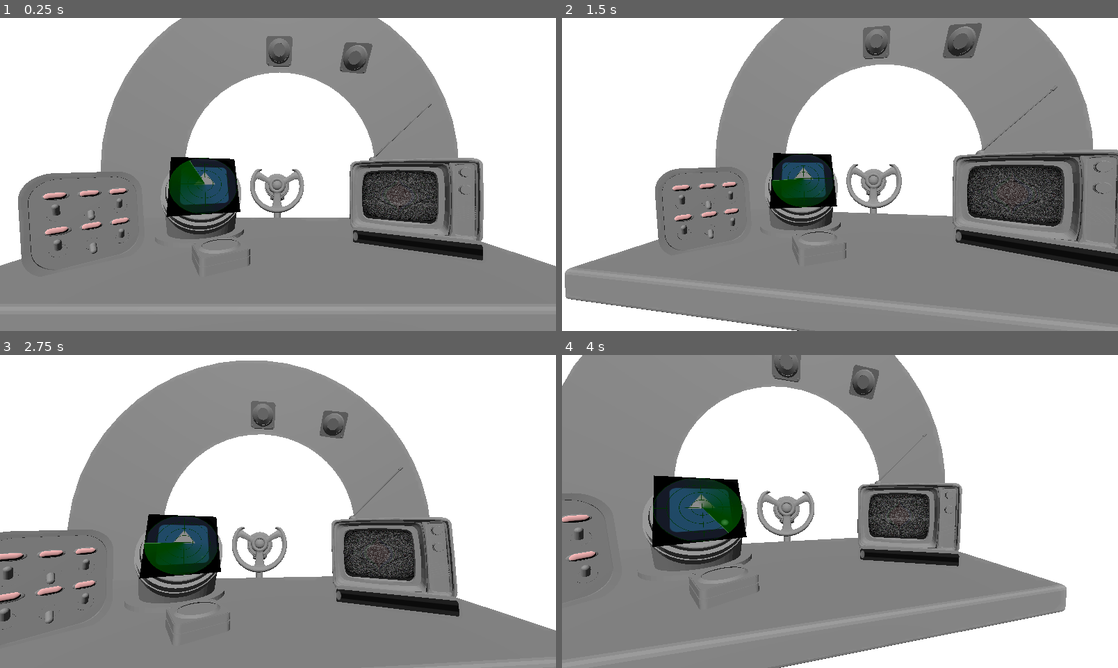
Above: before the commit, frames 1-4 (two rows, left to right).
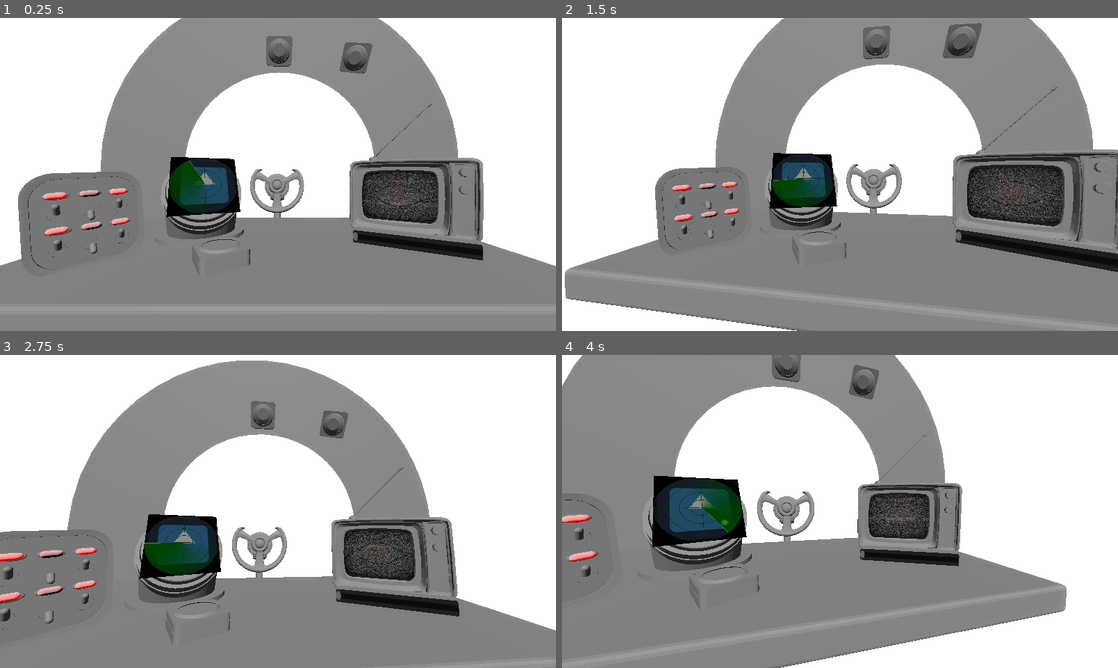
Above: after the commit, the same moments.

Repository: YAGOTAGO/UnderPressure
Game: Godot game, scene res://scenes/main.tscn
Same seed, same stepped clock (60 frames per second), same inputs: the game is played once before the commit and once after it. The engine's default icon, where the game draws it, is replaced by a stand-in: a white triangle on a blue panel in a dark square.
Inputs (mouse positions are in pixels of both pictures, inside the frame that each line leads up to):
- Up to frame 1 (0.25 s): no input
- Up to frame 2 (1.5 s): move the mouse to (962, 158) at 0.52 s; click (962, 158) at 0.6 s; drag from (728, 190) to (812, 237) at 1.27 s
- Up to frame 3 (2.75 s): move the mouse to (333, 442) at 2.02 s; click (333, 442) at 2.1 s
- Up to frame 4 (4 s): drag from (812, 574) to (673, 464) at 2.77 s; move the mouse to (1006, 558) at 3.52 s; click (1006, 558) at 3.6 s

The runs differ from the first frame. In frame 1, 0.2% of the frame differs, in the area x 7-24%, y 54-70%; in frame 2, 0.1%; in frame 3, 0.2%, in the area x 0-18%, y 62-80%; in frame 4, 0.1%.

Commit message:
Fixed lights

Diff:
--- a/assets/switch_board/Switch3D.gd
+++ b/assets/switch_board/Switch3D.gd
@@ -9,6 +9,10 @@
 
 var is_up: bool = true
 
+func _ready() -> void:
+	var mat = light.get_surface_override_material(0)
+	light.set_surface_override_material(0, mat.duplicate())
+
 
 func activate() -> void:
 	switch_toggled.emit()
@@ -17,7 +21,7 @@
 	if(is_up):
 		switch.rotate_x(-1.5)
 		var mat = light.get_surface_override_material(0)
-		mat.emission = Color(0.0, 0.0, 0.0)
+		mat.emission = Color(0.84, 0.0, 0.0)
 		light.set_surface_override_material(0, mat)
 	else:
 		switch.rotate_x(1.5)
--- a/assets/switch_board/Switch3D.tscn
+++ b/assets/switch_board/Switch3D.tscn
@@ -10,12 +10,12 @@
 
 [sub_resource type="CapsuleMesh" id="CapsuleMesh_j522v"]
 
-[sub_resource type="StandardMaterial3D" id="StandardMaterial3D_oxdoh"]
+[sub_resource type="StandardMaterial3D" id="StandardMaterial3D_yi5m1"]
 albedo_color = Color(1.6, 1.2, 1.2, 1)
 metallic = 1.0
 metallic_specular = 1.0
 emission_enabled = true
-emission = Color(0.839314, 0, 0.14337, 1)
+emission = Color(0.839, 0, 0, 1)
 
 [node name="Switch3D" type="Node3D"]
 script = ExtResource("2_inkt2")
@@ -44,7 +44,7 @@
 unique_name_in_owner = true
 transform = Transform3D(-0.000282656, -0.18037, 0, 0.142063, -0.000358873, 0, 0, 0, 0.170582, 0, 0.458461, 0.0155168)
 mesh = SubResource("CapsuleMesh_j522v")
-surface_material_override/0 = SubResource("StandardMaterial3D_oxdoh")
+surface_material_override/0 = SubResource("StandardMaterial3D_yi5m1")
 
 [connection signal="mouse_entered" from="SwitchContainer/Area3D" to="." method="_on_area_3d_mouse_entered"]
 [connection signal="mouse_exited" from="SwitchContainer/Area3D" to="." method="_on_area_3d_mouse_exited"]
